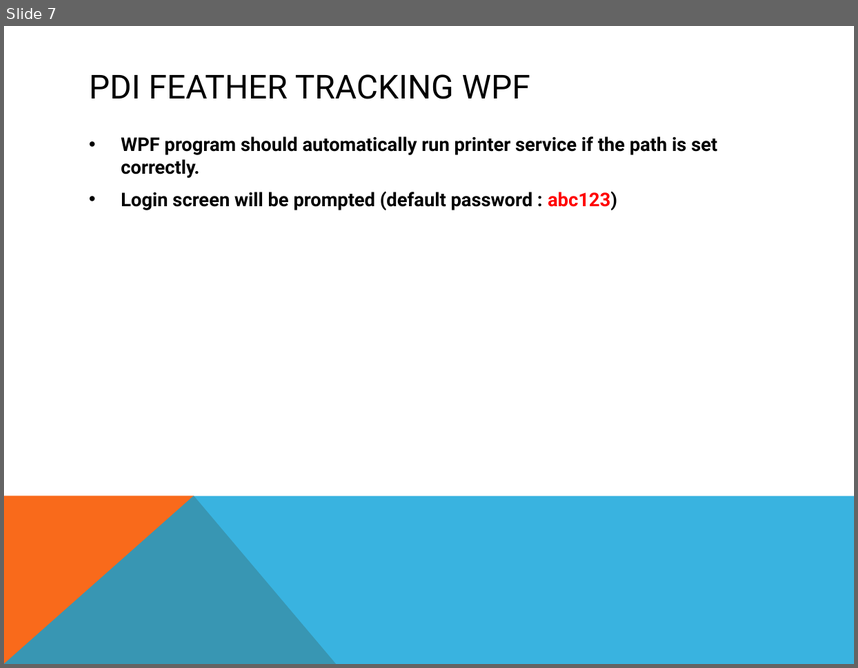
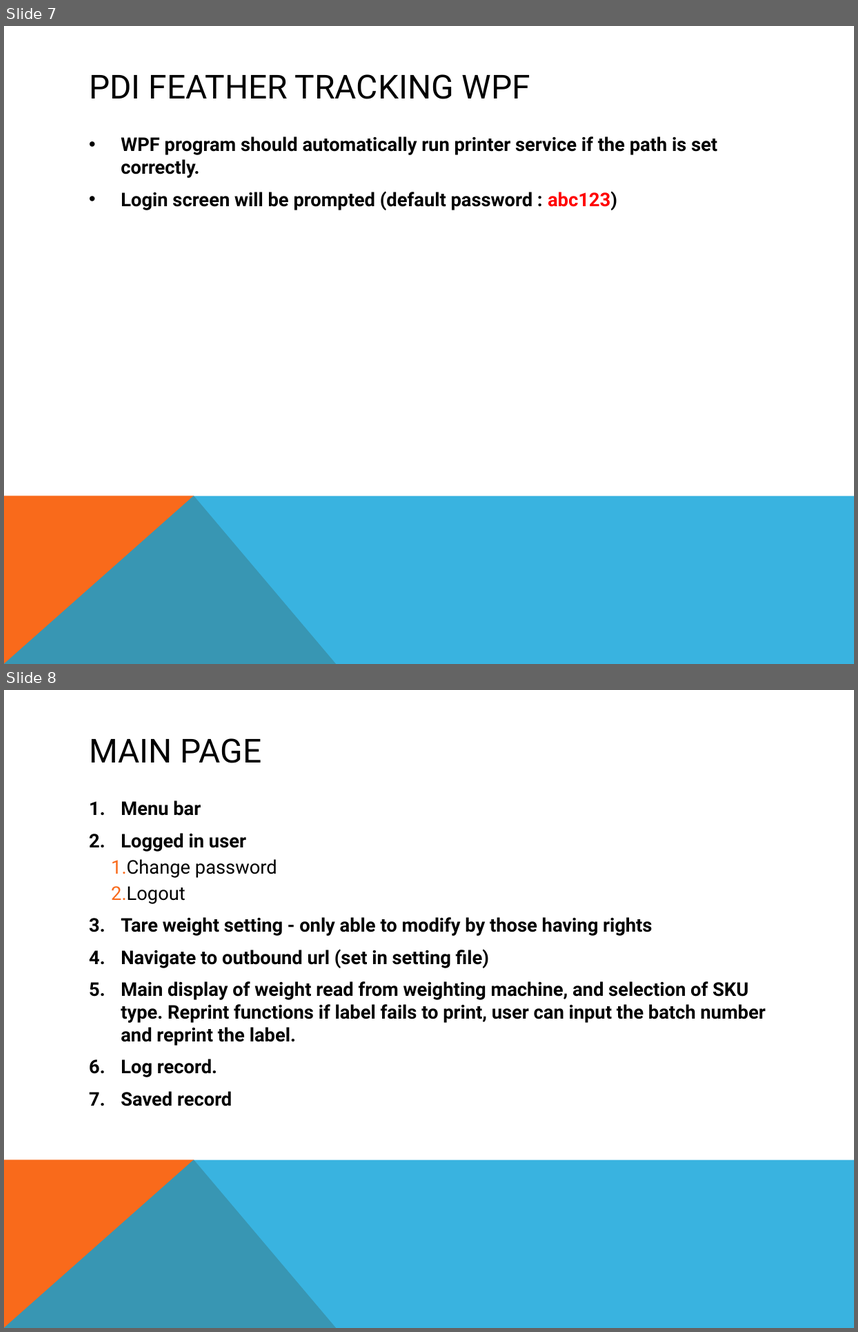
Before and after one commit to chiewx96/PDI_Project, a slide deck: PDI_Feather_Tracking_WPF/PDI_Feather_Tracking_WPF/PDI Feather tracking.pptx. Shown one above the other, each under a label of ours: slide 7 before the commit, slides 7 and 8 after it. The pictures are 858x668 and 858x1332 pixels, drawn with LibreOffice and Linux fonts; fonts in the diff are those of the drawing. Boxes give left, top, right and bottom in pixels: in the first picture for what was removed or moved away, otherwise in the second. Text is boxed around its words. In the diff, an @@ line names an element or a change of style, - is before the commit and + after.

```diff
--- a/PDI_Feather_Tracking_WPF/PDI_Feather_Tracking_WPF/PDI Feather tracking.pptx
+++ b/PDI_Feather_Tracking_WPF/PDI_Feather_Tracking_WPF/PDI Feather tracking.pptx
@@ slide 8 added at [4, 690, 854, 1328], background #FFFFFF; not listed: 2 template elements that a slide beside it also shows @@
@@ title added at [89, 738, 262, 763], 28 pt, text #000000 @@
+MAIN PAGE
@@ text added at [111, 800, 765, 1106], 16 pt, text #000000, bold @@
+1. Menu bar
+2. Logged in user
+    1. Change password
+    2. Logout
+3. Tare weight setting - only able to modify by those having rights
+4. Navigate to outbound url (set in setting file)
+5. Main display of weight read from weighting machine, and selection of SKU type. Reprint functions if label fails to print, user can input the batch number and reprint the label.
+6. Log record.
+7. Saved record
```
Also in this commit, not shown: 6 slides changed, 7 other slides added, 18 other files.
